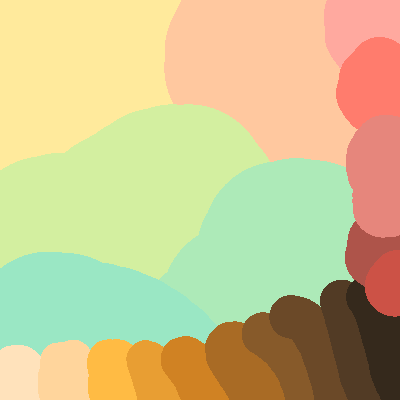
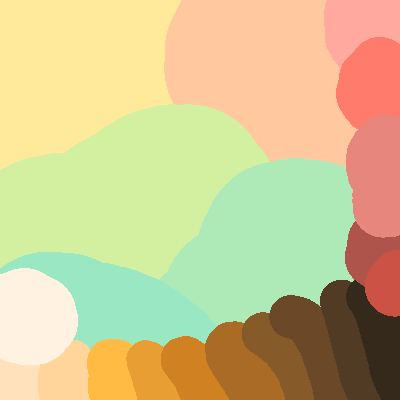
Before/after of a 400 × 400 layered artwork. What changed in the layer stack:
painted on "Målarlager 3" over (x1=0, y1=268, x2=78, y2=365)
painted on "Bakgrund" over (x1=0, y1=268, x2=78, y2=365)
